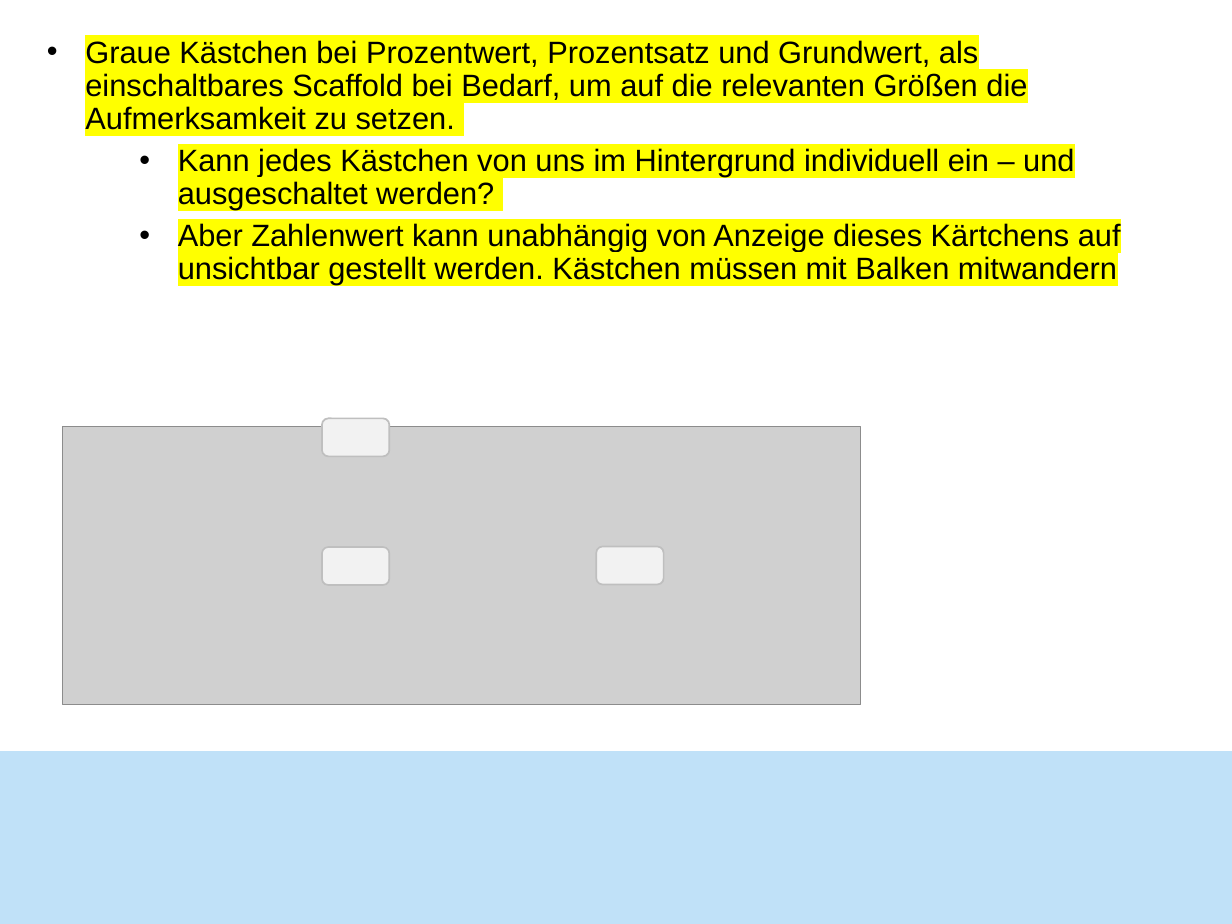
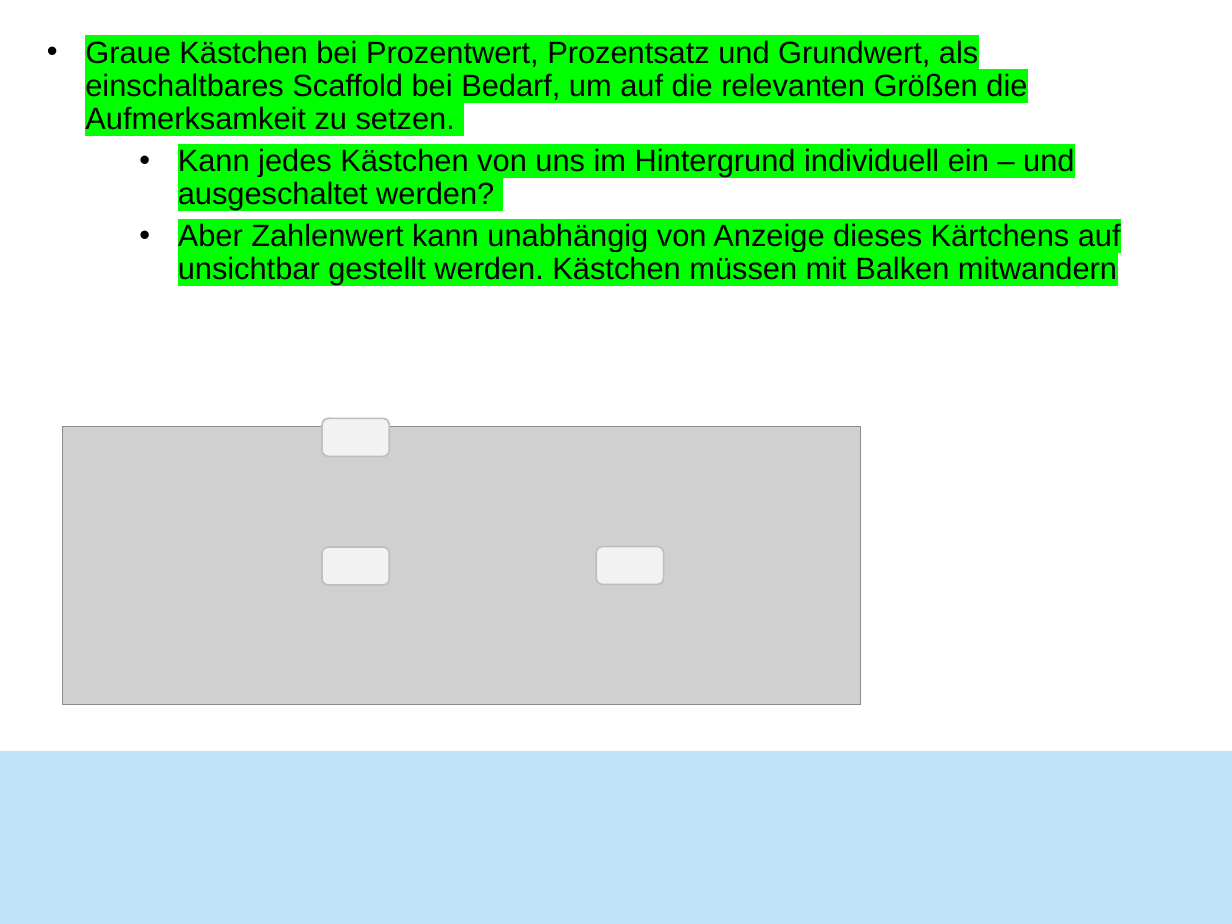
Before and after one commit to MismatchEta/divomath-VAMs, a slide deck: slide 6 of v3.0.0/Prozente_Tool_250603.pptx. Drawn at 1232x924 pixels with LibreOffice and Linux fonts; fonts in the diff are those of the drawing; grey boxes stand for pictures. Boxes give left, top, right and bottom in pixels: in the first picture for what was removed or moved away, otherwise in the second. Text is boxed around its words. In the diff, an @@ line names an element or a change of style, - is before the commit and + after.

```diff
--- a/v3.0.0/Prozente_Tool_250603.pptx
+++ b/v3.0.0/Prozente_Tool_250603.pptx
@@ text "Graue Kästchen bei Prozentwert, Prozentsatz ..." at <box>85,40,1121,285</box>: highlight #FFFF00 to #00FF00 @@
```
Also in this commit, not shown: 1 other file.
